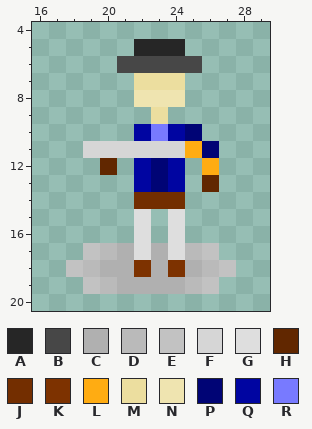
Edited in one commit: pixel-art sprite (android/Images/TileSets/FantasyHex/Units/Minuteman.png). The first picture shows the starting point.
The file is 32x28 pixels. Colours within 5 levels of each other are drawn and written as one. Shown: x 16..29, y 4..20. The old version is drawn lined up with the new one.
Palette (. is transparent): A #262626  B #474747  C #b0b0b0  D #bababa  E #c2c2c2  F #d6d6d6  G #dedede  H #612700  J #732e00  K #7d3200  L #ffac12  M #ecde9f  N #efe4b0  P #000475  Q #0005a1  R #787aff
Pixels before, first column x 18:
 5 ....AAA...
 6 ...BBBBB..
 7 ....MMM...
 8 ....NNN...
 9 .....M....
10 ....QRQP..
11 .FFFFFFLP.
12 ..H.QPQ.L.
13 ....QPQ.H.
14 ....JJJ...
15 ....G.G...
16 ....G.G...
17 .EDCGCGDE.
18 EDCCKCKCDE
19 .EDCCCCDE.
The same view after the edit:
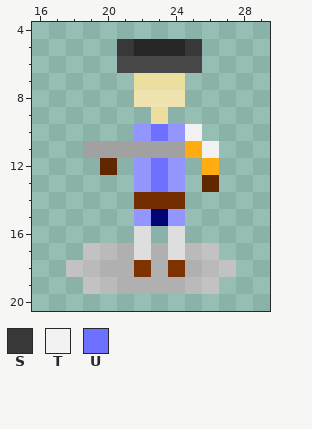
Colours new in this view: S #383838  T #f2f2f2  U #6e70ff
Diff:
whole drawing moved by +0,-1 (the old picture is shown already moved)
colour F: #d6d6d6 -> #a1a1a1
colour Q: #0005a1 -> #9496ff
Changed rows in their new state; - is a pixel that keeps its letter.
first column x 21:
 5 S---S
first column x 22:
10 -U-T-
11 ----T
12 -U---
13 -U---
15 QPQ--
Where, in picture pixels (left, top, right, bottom), the same in both pictures:
added: (117, 39, 134, 56)
added: (185, 39, 202, 56)
changed: (83, 124, 219, 226)
